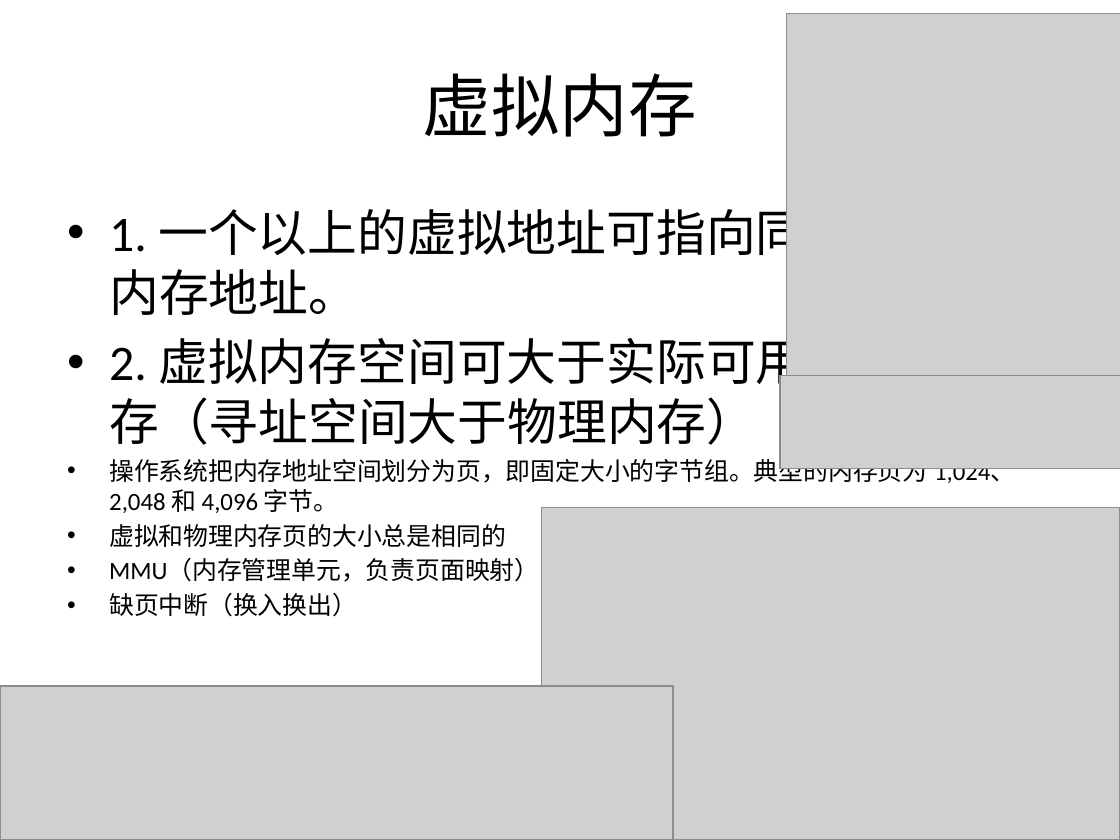
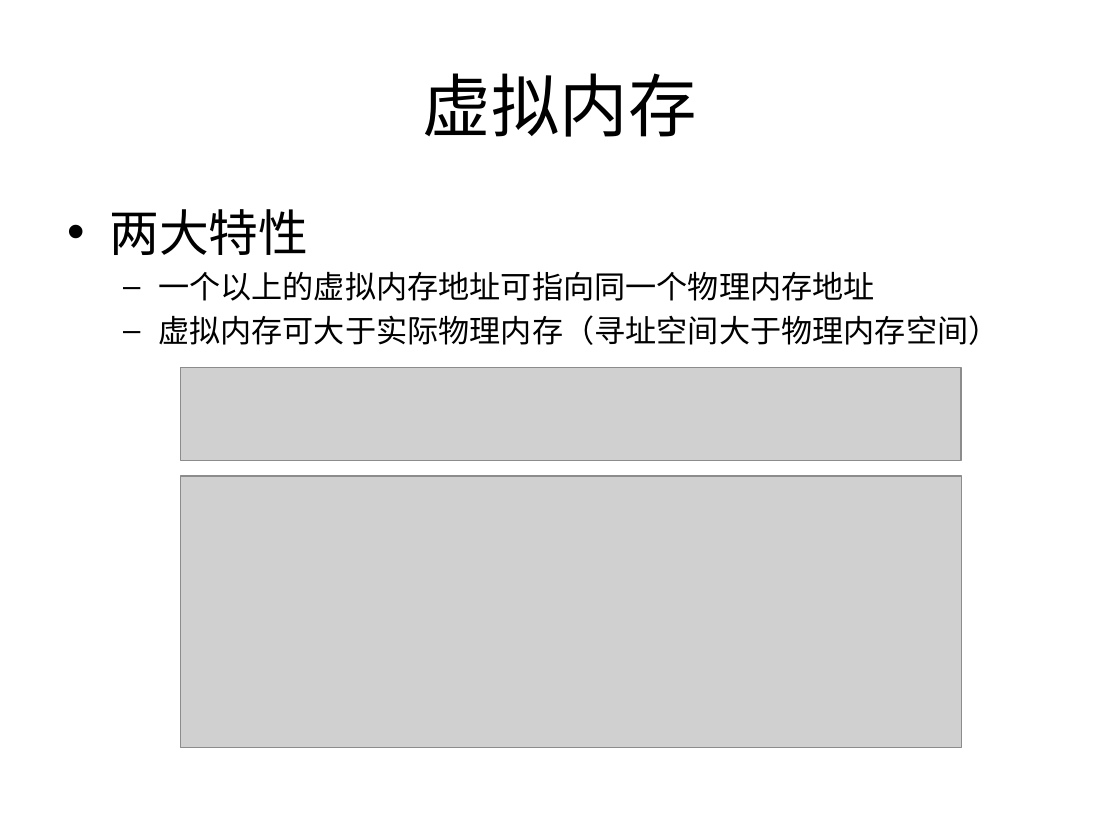
Before and after one commit to guhanjie/Knowledge-sharing, a slide deck: slide 32 of 扒一扒Java IO那些事儿.pptx (slide 33 before the commit). Drawn at 1120x840 pixels with LibreOffice and Linux fonts; fonts in the diff are those of the drawing; grey boxes stand for pictures. Boxes give left, top, right and bottom in pixels: in the first picture for what was removed or moved away, otherwise in the second. Text is boxed around its words. In the diff, an @@ line names an element or a change of style, - is before the commit and + after.

```diff
--- a/扒一扒Java IO那些事儿.pptx
+++ b/扒一扒Java IO那些事儿.pptx
@@ picture removed at [786,13,1120,375] @@
@@ text at [109,209,999,345]: text changed; size 16 to 20 pt @@
-• 1. 一个以上的虚拟地址可指向同一个物理内存地址。
-• 2. 虚拟内存空间可大于实际可用的硬件内存（寻址空间大于物理内存）
-• 操作系统把内存地址空间划分为页，即固定大小的字节组。典型的内存页为 1,024、2,048 和 4,096 字节。
-• 虚拟和物理内存页的大小总是相同的
-• MMU（内存管理单元，负责页面映射）
-• 缺页中断（换入换出）
+• 两大特性
+  – 一个以上的虚拟内存地址可指向同一个物理内存地址
+  – 虚拟内存可大于实际物理内存（寻址空间大于物理内存空间）
@@ picture: place and size @@
-picture at [781,375,1120,468]
+picture at [180,367,961,460]
@@ picture added at [180,476,961,748] @@
@@ picture removed at [541,507,1120,840] @@
@@ picture removed at [0,685,673,840] @@
```
Also in this commit, not shown: 6 other slides changed, 1 slide added, 3 slides removed.
